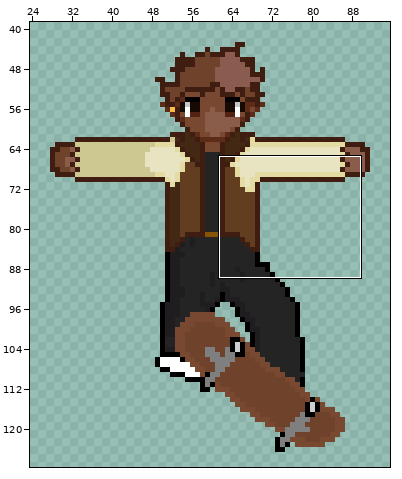
Two versions of one pixel-art file, Acesprite/Character/Tricks/Regular/Shuvit.aseprite. The picture above shows the old version from afar; the outline marks the close-up.
Close-up. The starting point:
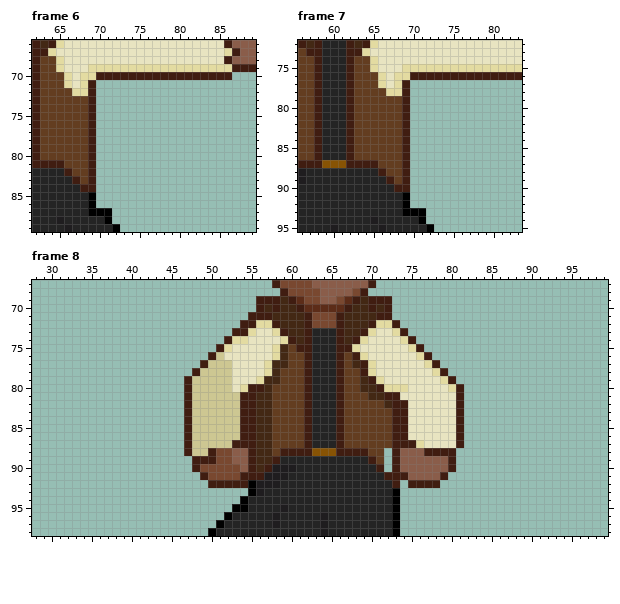
128x128 pixels, 8 frames. Colours within 5 levels of each other are drawn and written as one. Shown: frame 6: x 62..89, y 66..89; frame 7: x 56..83, y 72..95; frame 8: x 28..99, y 67..98. The wide view leaves out empty margins.
Once edited:
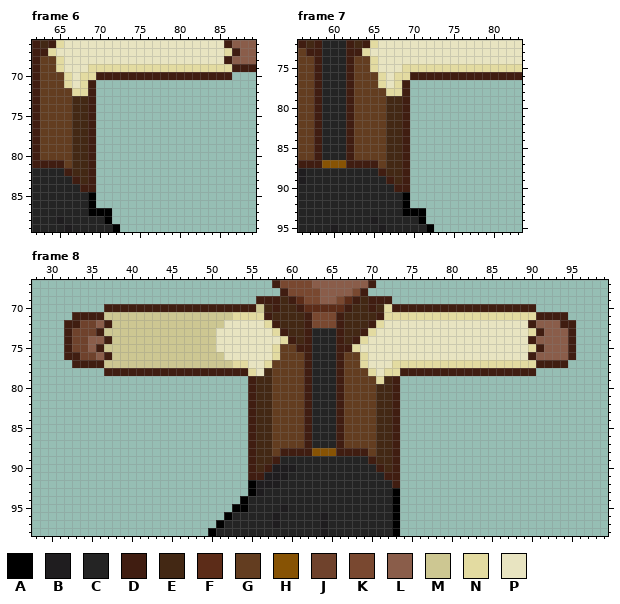
Palette (. is transparent): A #000000  B #1f1d1f  C #242424  D #401d11  E #432814  F #5c2c18  G #633d20  H #875304  J #6f422c  K #794830  L #8a5d4a  M #cdc792  N #e3dba1  P #e8e4c1
The edit:
Changed rows in their new state; - is an unchanged pixel.
Frame 6, layer "Skateboard":
first column x 67:
73 EE
74 EE
75 EE
76 EE
77 EE
78 EE
79 EE
80 EE
81 EE
82 EE
83 -E
Frame 7, layer "Skateboard":
first column x 67:
79 EE
80 EE
81 EE
82 EE
83 EE
84 EE
85 EE
86 EE
87 EE
88 EE
89 -E
Frame 8, layer "Character":
first column x 32:
70 -----DDDDDDDDDDDDDDDDDDDM---------------NDDDDDDDDDDDDDDDDDD-----
71 -DDDDMMMMMMMMMMMMMMMMNNNN---------------NNNNNNNNNNNNNNNNNNNDDDD-
72 DDJJLDMMMMMMMMMMMMMMPPPPP---------------PPPPPPPPPPPPPPPPPPDLLLDD
73 DJJJDMMMMMMMMMMMMMMPPPPP-----------------PPPPPPPPPPPPPPPPPNDLLLD
74 DJJLLDMMMMMMMMMMMMMPPPP-------------------PPPPPPPPPPPPPPPPDLLLLD
75 DJJLDMMMMMMMMMMMMMMPP------G---------------PPPPPPPPPPPPPPPNDLLLD
76 DDJJLDMMMMMMMMMMMMM--------G--------G-------PPPPPPPPPPPPPPDLLLLD
77 -DDDDMMMMMMMMMMMMM---NN---GG--------GNP--NNNN-NNNNNNNNNNNNNDDDD-
78 -----DDDDDDDDDDD-DDDDDDN-EG----------G--NNDDDDD-DDDDDDDDDDD-----
79 ---------------........DE-G----------GG-ED.......---------------
80 ---------------........-E------------GGEED........--------------
81 ---------------........---------------G-E-........--------------
82 ---------------........----------------E--........--------------
83 ---------------........----------------EE-........--------------
84 ---------------........----------------EE-........--------------
85 ---------------........----------------EE-........--------------
86 ---------------........----------------EE-........--------------
87 ---------------........----------------EE-........--------------
88 ---------------........----------------EE-.......---------------
89 ----------------.......----------------EE-.......---------------
90 ----------------.......-----------------E-.......---------------
91 -----------------......-------------------......----------------
92 ------------------.....--------------------....-----------------
Where, in picture pixels (left, top, right, bottom), the same in both close-ups:
changed: (72, 96, 88, 184)
changed: (386, 96, 402, 184)
changed: (64, 304, 288, 488)
changed: (352, 304, 576, 488)
